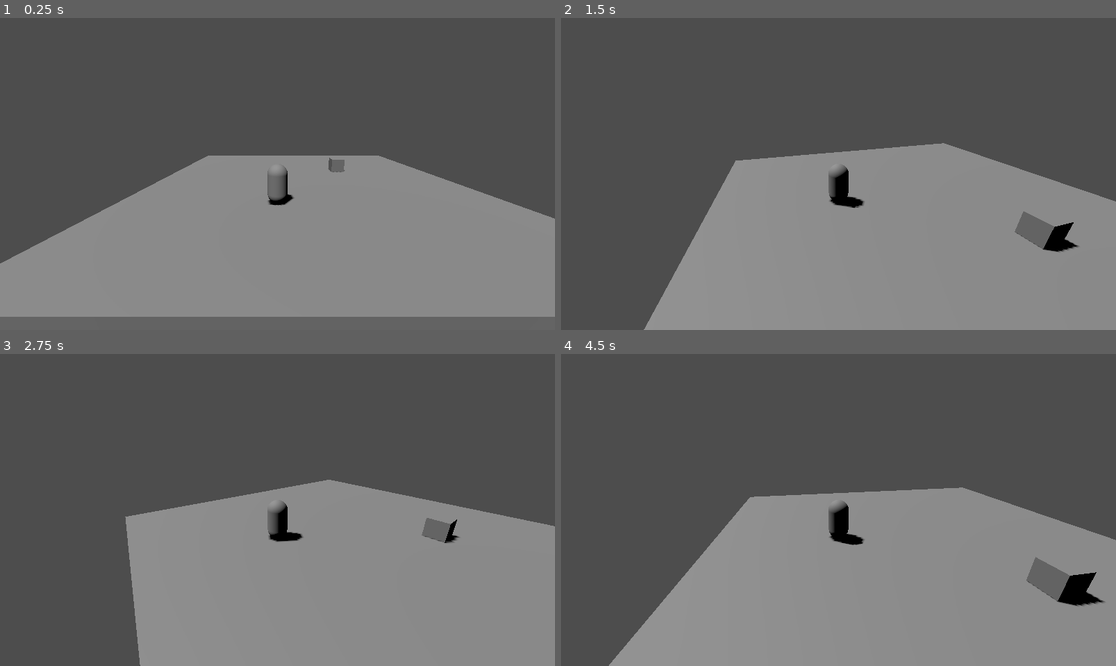
Above: before the commit, frames 1-4 (two rows, left to right).
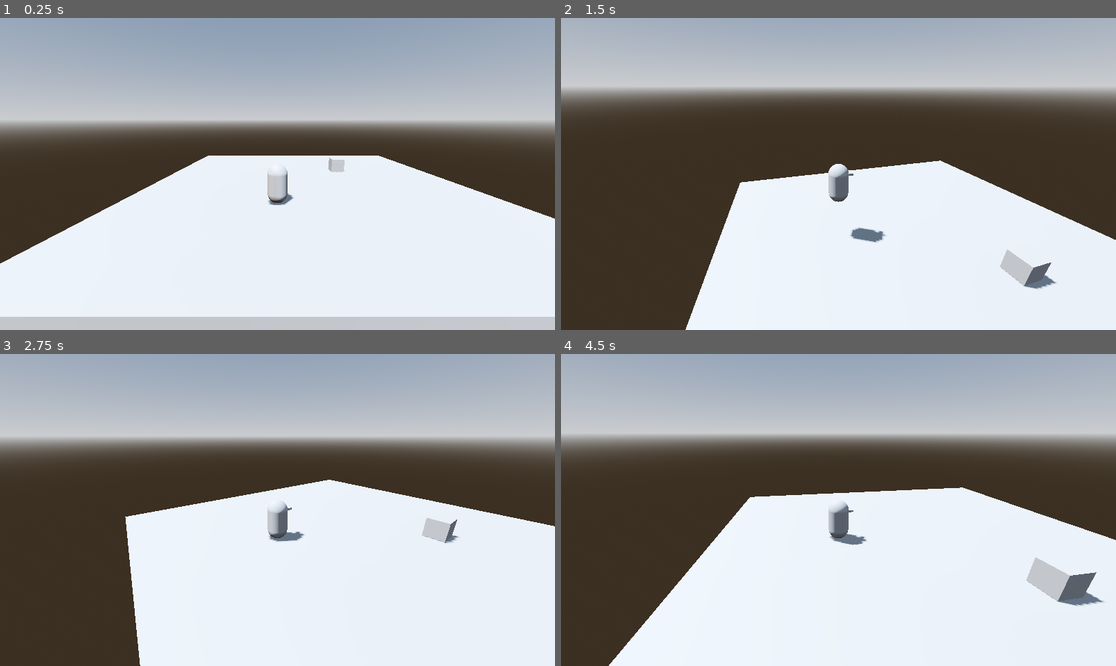
Above: after the commit, the same moments.

Repository: ampacs/ggj26
Game: Godot game, scene res://scenes/gym.tscn
Same seed, same stepped clock (60 frames per second), same inputs: the game is played once before the commit and once after it.
Inputs (mouse positions are in pixels of both pictures, inside the frame that each line leads up to):
- Up to frame 1 (0.25 s): no input
- Up to frame 2 (1.5 s): tap Enter at 0.5 s; move the mouse to (960, 158) at 0.52 s; press the mouse at (960, 158) at 0.53 s; tap Space at 1.25 s; move the mouse to (810, 174) at 1.27 s; release the mouse at (810, 174) at 1.28 s; click (810, 174) at 1.35 s
- Up to frame 3 (2.75 s): move the mouse to (288, 503) at 2.02 s; press the mouse at (288, 503) at 2.03 s
- Up to frame 4 (4.5 s): tap Enter at 2.75 s; move the mouse to (832, 516) at 2.77 s; release the mouse at (832, 516) at 2.78 s; click (832, 516) at 2.85 s; tap Space at 3.5 s; move the mouse to (877, 513) at 3.52 s; press the mouse at (877, 513) at 3.53 s; move the mouse to (794, 506) at 4.27 s; release the mouse at (794, 506) at 4.28 s; click (794, 506) at 4.35 s

The runs differ from the first frame. In frame 1, 97% of the frame differs, in the area x 0-100%, y 0-100%; in frame 2, 97%; in frame 3, 97%; in frame 4, 97%.

Commit message:
Jumping and walking player

Diff:
--- a/project.godot
+++ b/project.godot
@@ -74,6 +74,16 @@
 "events": [Object(InputEventMouseButton,"resource_local_to_scene":false,"resource_name":"","device":-1,"window_id":0,"a …(256 unchanged characters)…
 ]
 }
+jump_player1={
+"deadzone": 0.2,
+"events": [Object(InputEventKey,"resource_local_to_scene":false,"resource_name":"","device":-1,"window_id":0,"alt_pressed":false,"shift_pressed":false,"ctrl_pressed":false,"meta_pressed":false,"pressed":false,"keycode":0,"physical_keycode":32,"key_label":0,"unicode":32,"location":0,"echo":false,"script":null)
+]
+}
+jump_player2={
+"deadzone": 0.2,
+"events": [Object(InputEventKey,"resource_local_to_scene":false,"resource_name":"","device":-1,"window_id":0,"alt_pressed":false,"shift_pressed":false,"ctrl_pressed":false,"meta_pressed":false,"pressed":false,"keycode":0,"physical_keycode":4194326,"key_label":0,"unicode":0,"location":0,"echo":false,"script":null)
+]
+}
 
 [physics]
 
--- a/scenes/gym.tscn
+++ b/scenes/gym.tscn
@@ -1,6 +1,19 @@
 [gd_scene format=3 uid="uid://c1v2c2qo82g0k"]
 
 [ext_resource type="PackedScene" uid="uid://chu7ea5rl4ors" path="res://scenes/player_3d.tscn" id="1_4duur"]
+
+[sub_resource type="ProceduralSkyMaterial" id="ProceduralSkyMaterial_4duur"]
+sky_horizon_color = Color(0.66224277, 0.6717428, 0.6867428, 1)
+ground_horizon_color = Color(0.66224277, 0.6717428, 0.6867428, 1)
+
+[sub_resource type="Sky" id="Sky_5hyia"]
+sky_material = SubResource("ProceduralSkyMaterial_4duur")
+
+[sub_resource type="Environment" id="Environment_8el2m"]
+background_mode = 2
+sky = SubResource("Sky_5hyia")
+tonemap_mode = 2
+glow_enabled = true
 
 [sub_resource type="BoxShape3D" id="BoxShape3D_jiy2x"]
 
@@ -10,6 +23,9 @@
 size = Vector3(20, 1, 20)
 
 [node name="MechanicsGym" type="Node3D" unique_id=1468441563]
+
+[node name="WorldEnvironment" type="WorldEnvironment" parent="." unique_id=606443276]
+environment = SubResource("Environment_8el2m")
 
 [node name="DirectionalLight3D" type="DirectionalLight3D" parent="." unique_id=525878485]
 transform = Transform3D(-0.8660254, -0.43301278, 0.25, 0, 0.49999997, 0.86602545, -0.50000006, 0.75, -0.43301266, 0, 17.45096, 0)
--- a/scenes/player_3d.tscn
+++ b/scenes/player_3d.tscn
@@ -1,8 +1,10 @@
 [gd_scene format=3 uid="uid://chu7ea5rl4ors"]
 
-[ext_resource type="Script" uid="uid://dqpb0adq2lsi" path="res://scenes/player_3d.gd" id="1_52vux"]
+[ext_resource type="Script" uid="uid://dqpb0adq2lsi" path="res://scripts/player_3d.gd" id="1_52vux"]
 
 [sub_resource type="CapsuleMesh" id="CapsuleMesh_rwvw1"]
+
+[sub_resource type="BoxMesh" id="BoxMesh_52vux"]
 
 [sub_resource type="CapsuleShape3D" id="CapsuleShape3D_52vux"]
 
@@ -13,6 +15,10 @@
 transform = Transform3D(1, 0, 0, 0, 1, 0, 0, 0, 1, 0, 1, 0)
 mesh = SubResource("CapsuleMesh_rwvw1")
 
+[node name="MeshInstance3D" type="MeshInstance3D" parent="ReplaceWithPlayerScene" unique_id=1768432064]
+transform = Transform3D(0.5, 0, 0, 0, 0.1, 0, 0, 0, 0.5, 0, 0.5, 0.43303394)
+mesh = SubResource("BoxMesh_52vux")
+
 [node name="CollisionShape3D" type="CollisionShape3D" parent="." unique_id=62241982]
 transform = Transform3D(1, 0, 0, 0, 1, 0, 0, 0, 1, 0, 1, 0)
 shape = SubResource("CapsuleShape3D_52vux")
--- a/scenes/player_3d.gd
+++ b/scripts/player_3d.gd
@@ -1,21 +1,25 @@
 extends CharacterBody3D
 
 @export var playerId := "player1"
+
+@export_group("Movement")
+@export var move_speed := 8.0
+@export var acceleration := 20.0
+@export var rotation_speed := 12.0
+@export var jump_impulse := 12.0
 
 @export_group("Camera")
 @export_range(0.0, 1.0) var mouse_sensitivity := 0.25
 @export var tilt_upper_limit := PI / 3.0
 @export var tilt_lower_limit := -PI / 6.0
 
-@export_group("Movement")
-@export var move_speed := 8.0
-@export var acceleration := 20.0
-
 var _camera_input_direction := Vector2.ZERO
+var _last_movement_direction := Vector3.BACK
+var _gravity := -30.0
 
 @onready var _camera_pivot: Node3D = $CameraPivot
 @onready var _camera: Camera3D = $CameraPivot/Camera3D
-
+@onready var _skin: MeshInstance3D = $ReplaceWithPlayerScene
 
 func _input(event: InputEvent) -> void:
 	if event.is_action_pressed("ui_cancel"):
@@ -47,5 +51,18 @@
 	move_direction.y = 0.0
 	move_direction = move_direction.normalized()
 
+	var y_velocity := velocity.y
+	velocity.y = 0.0
 	velocity = velocity.move_toward(move_direction * move_speed, acceleration * delta)
+	velocity.y = y_velocity + _gravity * delta
+
+	var is_starting_jump := Input.is_action_just_pressed("jump_%s" % [playerId]) and is_on_floor()
+	if is_starting_jump:
+		velocity.y += jump_impulse
+
 	move_and_slide()
+
+	if move_direction.length() > 0.2:
+		_last_movement_direction = move_direction
+	var target_angle := Vector3.BACK.signed_angle_to(_last_movement_direction, Vector3.UP)
+	_skin.global_rotation.y = lerp_angle(_skin.rotation.y, target_angle, rotation_speed * delta)
Renamed: scenes/player_3d.gd.uid -> scripts/player_3d.gd.uid
